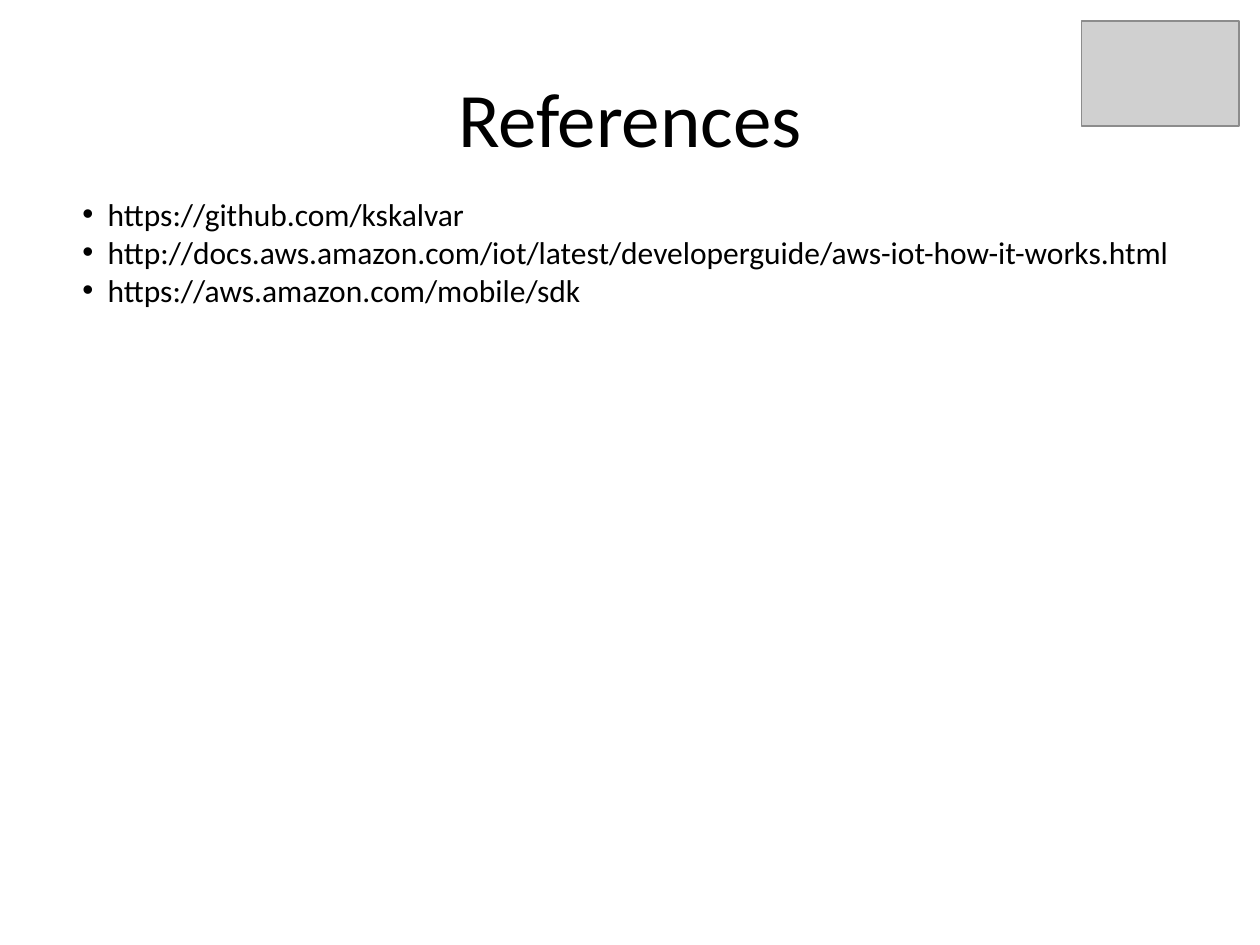
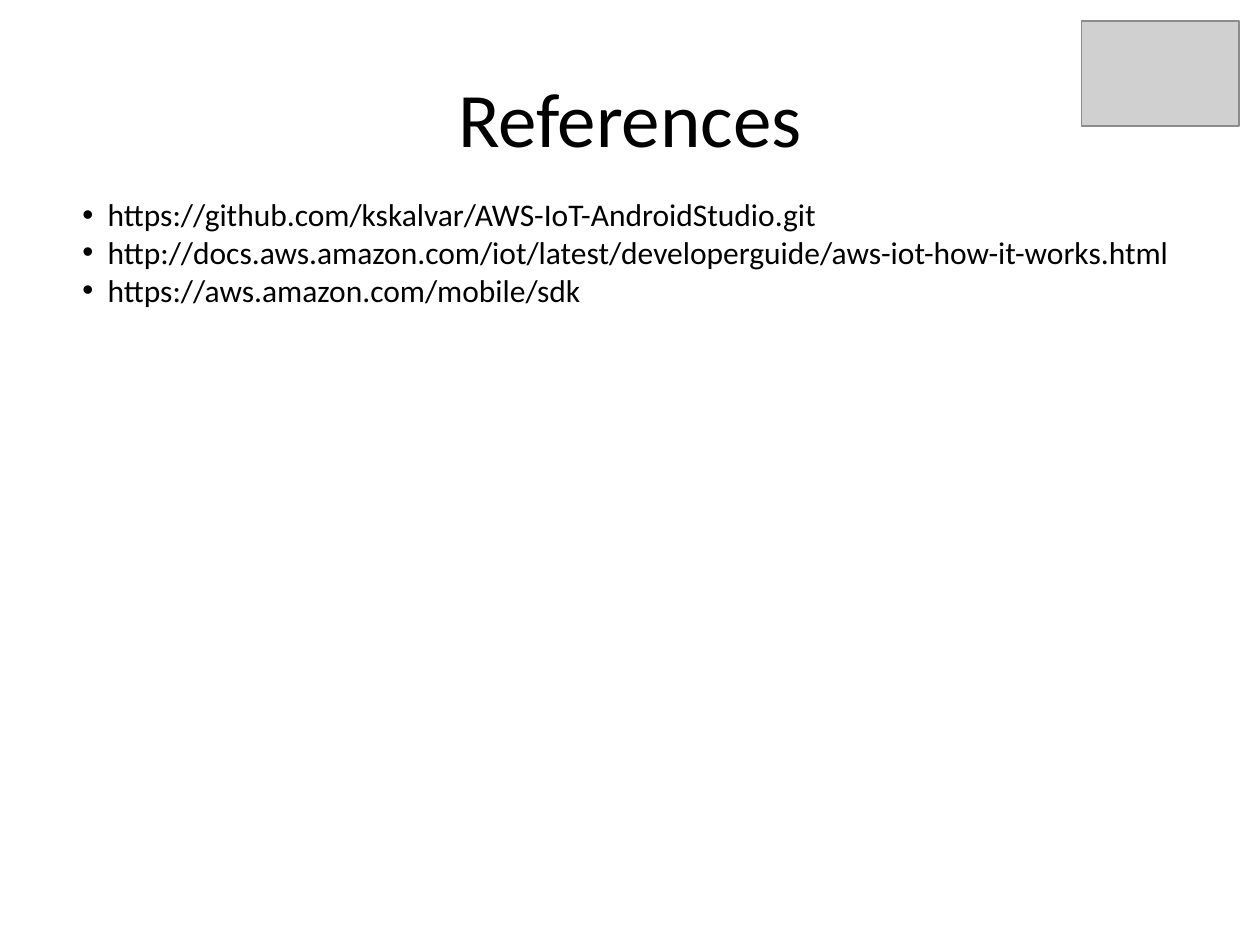
Before and after one commit to kskalvar/AWS-IoT-AndroidStudio, a slide deck: slide 16 of .assets/IoT-QuickStart-with-AWS.pptx. Drawn at 1260x945 pixels with LibreOffice and Linux fonts; fonts in the diff are those of the drawing; grey boxes stand for pictures. Boxes give left, top, right and bottom in pixels: in the first picture for what was removed or moved away, otherwise in the second. Text is boxed around its words. In the diff, an @@ line names an element or a change of style, - is before the commit and + after.

```diff
--- a/.assets/IoT-QuickStart-with-AWS.pptx
+++ b/.assets/IoT-QuickStart-with-AWS.pptx
@@ text at [108,204,816,232]: text changed @@
-• https://github.com/kskalvar
+• https://github.com/kskalvar/AWS-IoT-AndroidStudio.git
```
Also in this commit, not shown: 7 other slides changed, 2 other files.
